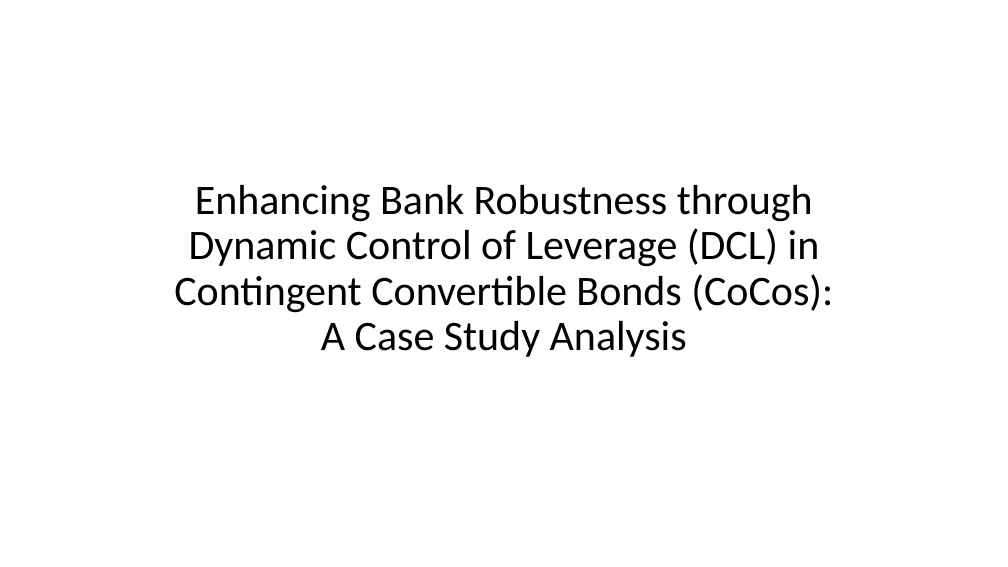
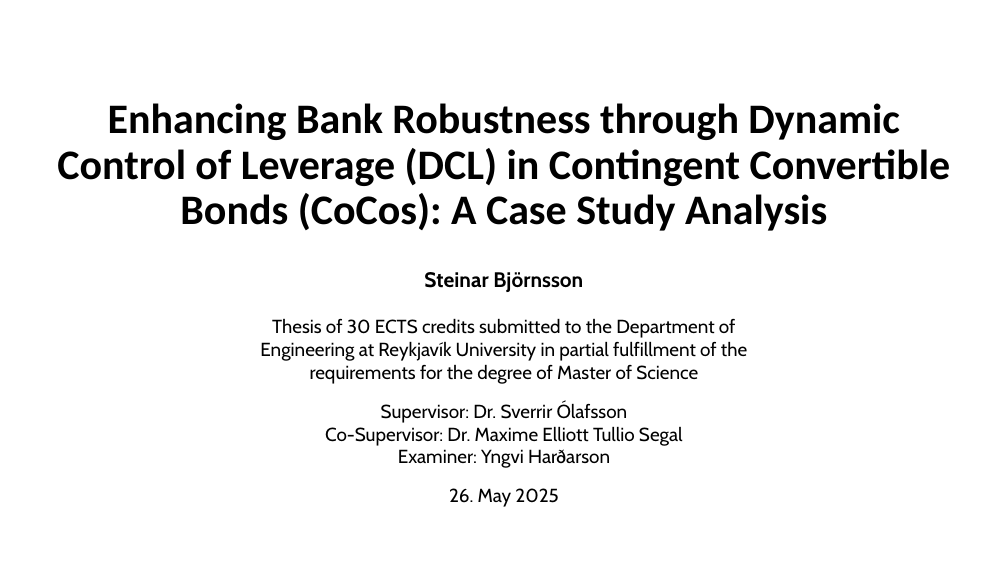
Before and after one commit to steinarb1234/DCL_coco_bond, a slide deck: slide 1 of Enhancing Bank Robustness through Dynamic Control of Leverage.pptx. Drawn at 1008x567 pixels with LibreOffice and Linux fonts; fonts in the diff are those of the drawing. Boxes give left, top, right and bottom in pixels: in the first picture for what was removed or moved away, otherwise in the second. Text is boxed around its words. In the diff, an @@ line names an element or a change of style, - is before the commit and + after.

Commit message:
pre presentation push

```diff
--- a/Enhancing Bank Robustness through Dynamic Control of Leverage.pptx
+++ b/Enhancing Bank Robustness through Dynamic Control of Leverage.pptx
@@ title "Enhancing Bank Robustness through Dynamic ...": place and size @@
-title "Enhancing Bank Robustness through Dynamic ..." at box(174, 185, 833, 357)
+title "Enhancing Bank Robustness through Dynamic ..." at box(57, 103, 951, 231)
@@ title "Enhancing Bank Robustness through Dynamic ..." at box(57, 103, 951, 231): bold on @@
@@ text added at box(260, 272, 747, 384), 18 pt, text #000000 @@
+Steinar Björnsson
+Thesis of 30 ECTS credits submitted to the Department of Engineering at Reykjavík University in partial fulfillment of the requirements for the degree of Master of Science
@@ text added at box(325, 402, 683, 468), 18 pt, text #000000 @@
+Supervisor: Dr. Sverrir Ólafsson
+Co-Supervisor: Dr. Maxime Elliott Tullio Segal
+Examiner: Yngvi Harðarson
@@ text added at box(449, 488, 559, 507), 18 pt, text #000000 @@
+26. May 2025
```
Also in this commit, not shown: 12 other slides changed, 23 slides added, 1 slide removed, 3 other files.
